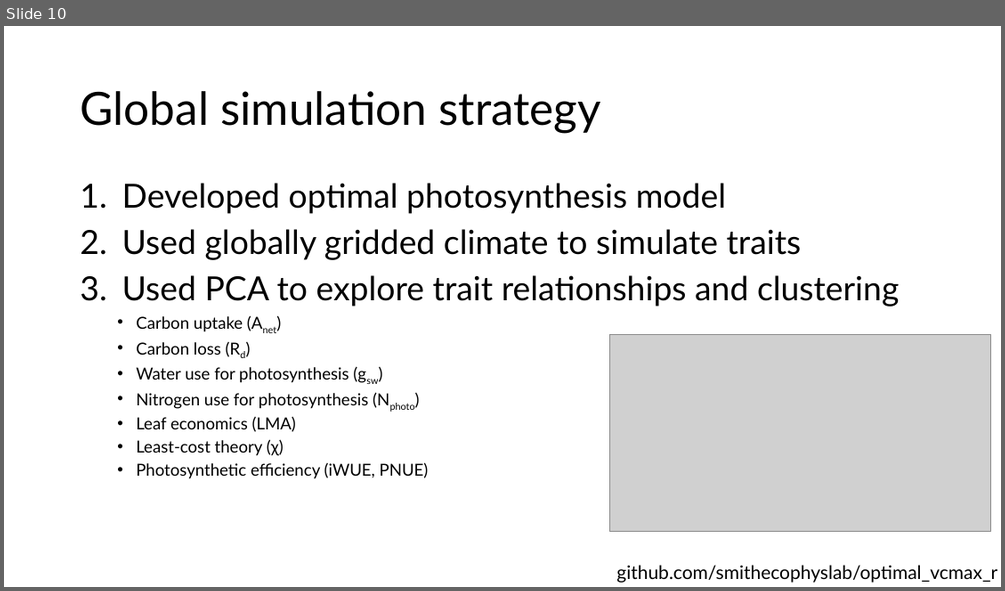
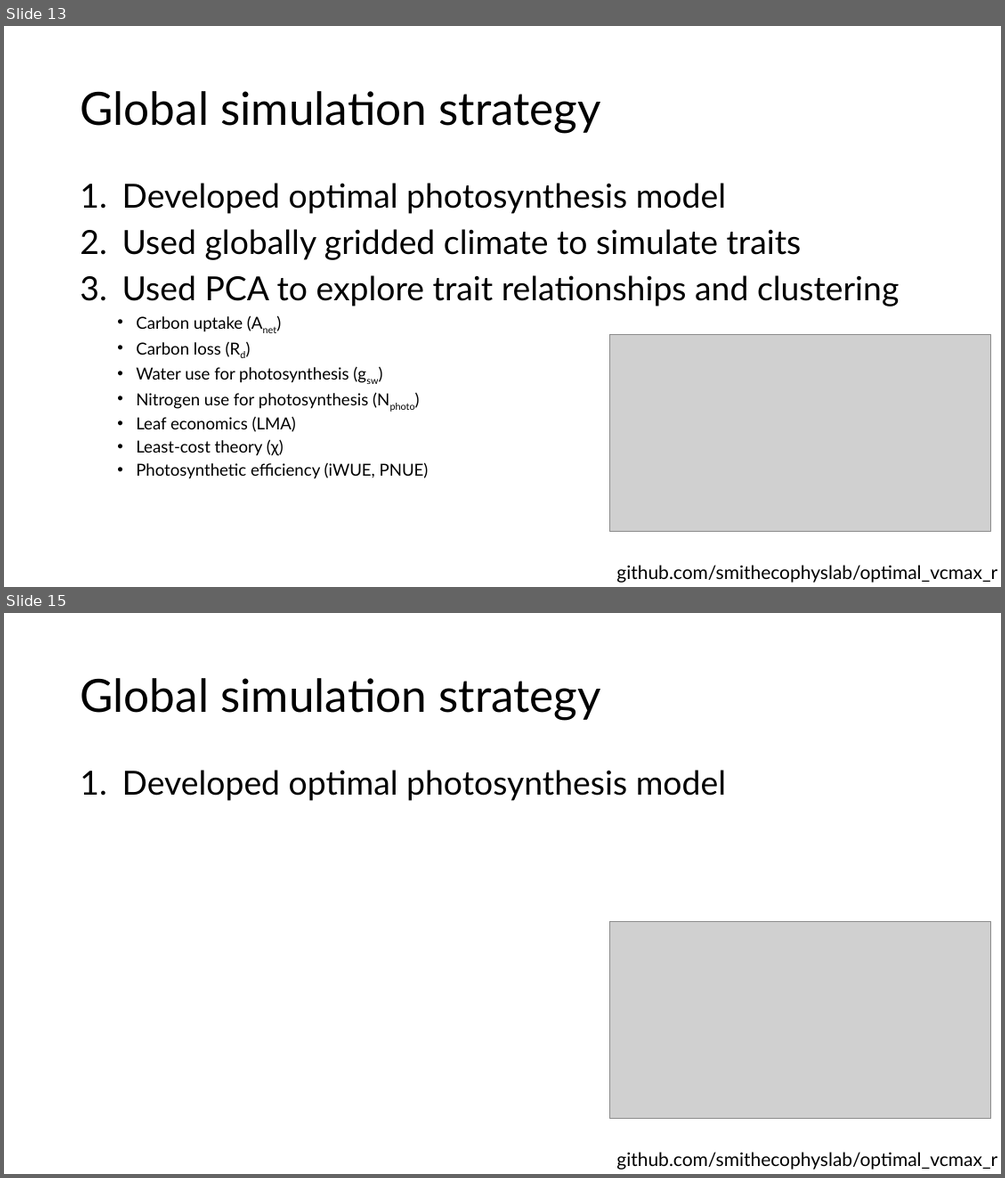
Before and after one commit to SmithEcophysLab/esa_2026, a slide deck: src/esa2026_optphoto_smith.pptx. Shown one above the other, each under a label of ours: slide 10 before the commit, slides 13 and 15 after it; the slides between them are not shown. The pictures are 1005x591 and 1005x1178 pixels, drawn with LibreOffice and Linux fonts; fonts in the diff are those of the drawing; grey boxes stand for pictures. Boxes give left, top, right and bottom in pixels: in the first picture for what was removed or moved away, otherwise in the second. Text is boxed around its words. In the diff, an @@ line names an element or a change of style, - is before the commit and + after.

```diff
--- a/src/esa2026_optphoto_smith.pptx
+++ b/src/esa2026_optphoto_smith.pptx
@@ slide 15 added at box(4, 613, 1001, 1174), background #FFFFFF @@
@@ title added at box(80, 678, 602, 720), 44 pt, text #000000 @@
+Global simulation strategy
@@ text added at box(122, 770, 726, 801), 32 pt, text #000000 @@
+1. Developed optimal photosynthesis model
@@ picture added at box(610, 921, 991, 1118) @@
@@ text added at box(616, 1151, 997, 1169), 18 pt, text #000000 @@
+github.com/smithecophyslab/optimal_vcmax_r
@@ what was slide 10 is now slide 13 @@
```
Also in this commit, not shown: 11 slides changed, 10 other slides added, 2 other files.
